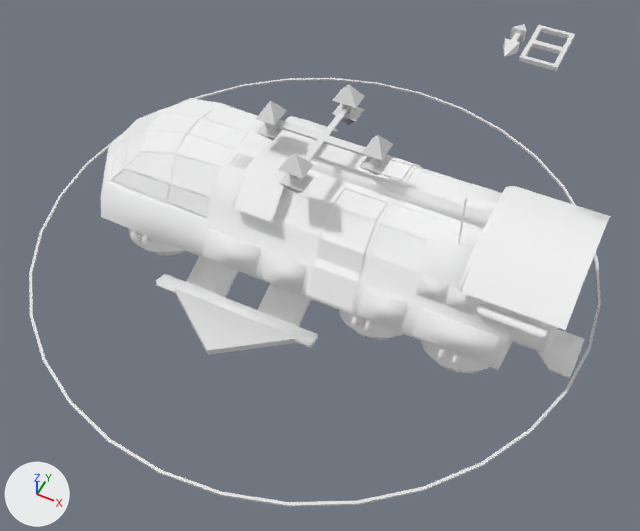
A saved change to the glTF model shuttle.glb.
Camera for both pictures: a camera (50 mm lens) standing at (6.95, -14.09, 17.48) and looking at (0.81, -1.8, 2.12). Lighting does not change. The marker at lower left points along +X, +Y and +Z. Where no turn or scale is listed for an object, it has been applied to the vertices.

Names of what the first picture shows: 'All_Legs_Bone', 'Bone_for_Legss', 'Door_Bone_Open', 'Shuttle.000', 'Shuttle.002', 'Shuttle.008', 'Shuttle.009', 'Shuttle.010', 'Shuttle.015', 'Shuttle.024', 'Shuttle_All_Mover'.
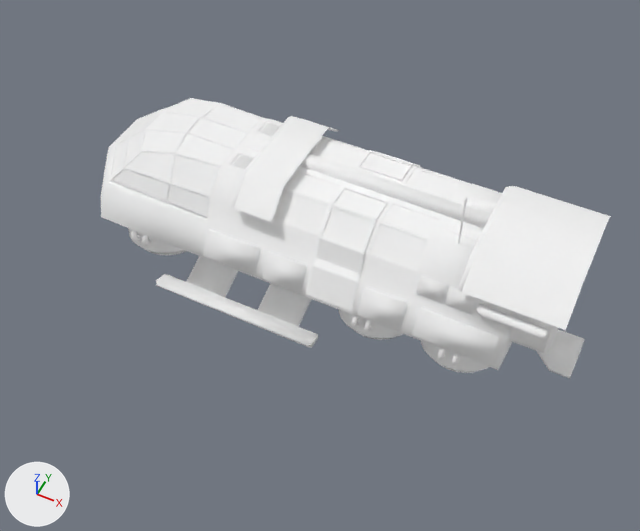
The edits, one by one:
Object 'All_Legs_Bone' (ob_all_legs_bone) is deleted.
Object 'Bone_for_Legss' (ob_bone_for_legss) is deleted.
Object 'Shuttle_All_Mover' (ob_shuttle_all_mover) is deleted.
Object 'Door_Bone_Open' (ob_door_bone_open) is deleted.

What differs and where, as boxes [x1, y1, x2, y2] in the pictures (640 x 531 px):
'Shuttle_All_Mover', deleted: before [29, 78, 601, 507]
'All_Legs_Bone', deleted: before [256, 85, 393, 193]
'Bone_for_Legss', deleted: before [174, 288, 298, 355]
'Door_Bone_Open', deleted: before [503, 24, 575, 71]
